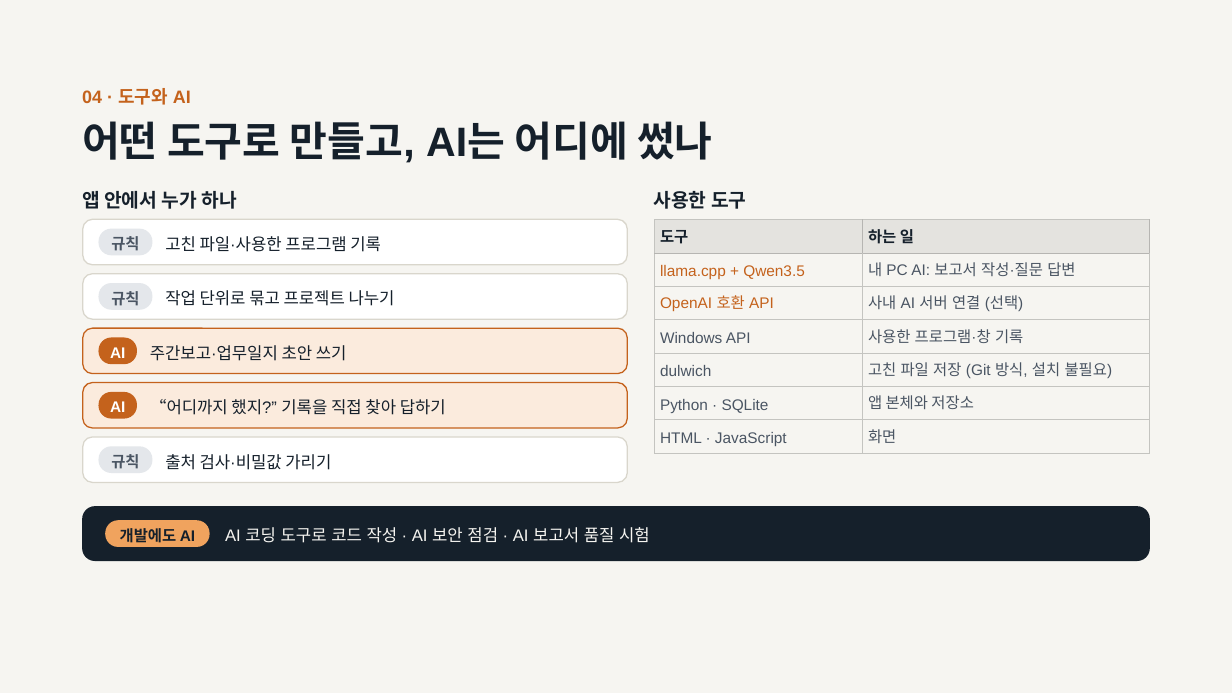
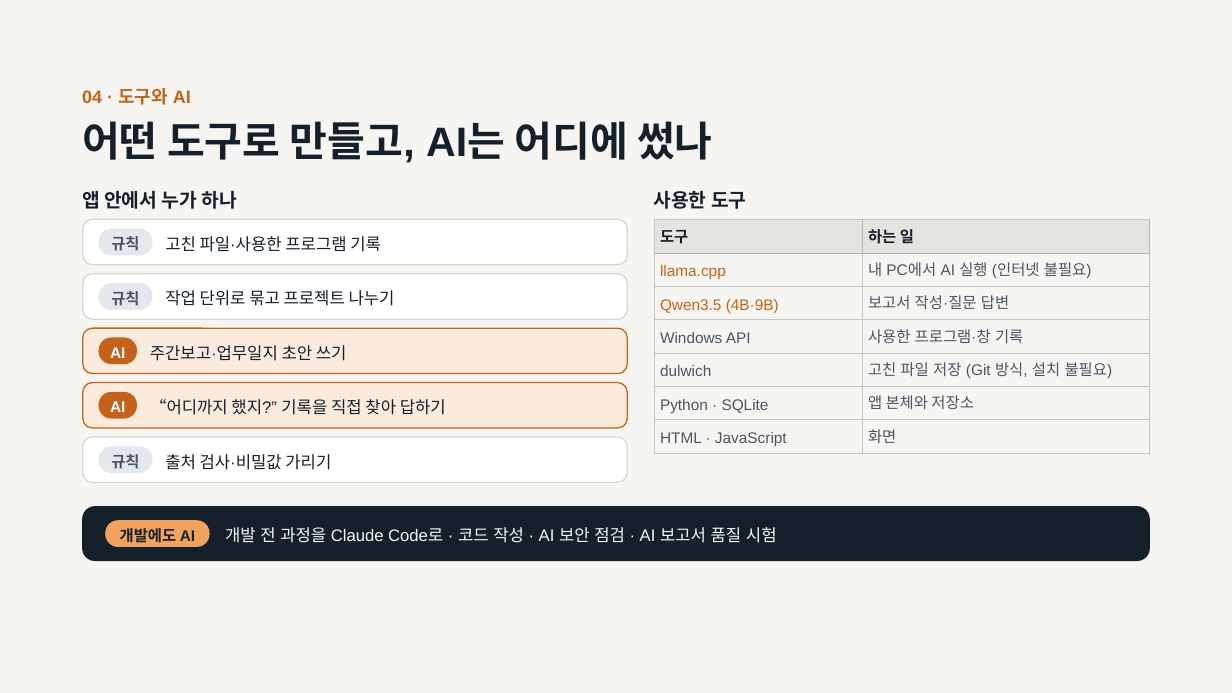
Before and after one commit to superokok/work-history, a slide deck: slide 5 of ppt/작업 기록 앱-(대인배)-v2.pptx. Drawn at 1232x693 pixels with LibreOffice and Linux fonts; fonts in the diff are those of the drawing. Boxes give left, top, right and bottom in pixels: in the first picture for what was removed or moved away, otherwise in the second. Text is boxed around its words. In the diff, an @@ line names an element or a change of style, - is before the commit and + after.

```diff
--- a/ppt/작업 기록 앱-(대인배)-v2.pptx
+++ b/ppt/작업 기록 앱-(대인배)-v2.pptx
@@ table at bbox=[655, 220, 1151, 454] @@
-row 2, column 1: llama.cpp + Qwen3.5
+row 2, column 1: llama.cpp
-row 2, column 2: 내 PC AI: 보고서 작성·질문 답변
+row 2, column 2: 내 PC에서 AI 실행 (인터넷 불필요)
-row 3, column 1: OpenAI 호환 API
+row 3, column 1: Qwen3.5 (4B·9B)
-row 3, column 2: 사내 AI 서버 연결 (선택)
+row 3, column 2: 보고서 작성·질문 답변
@@ text at bbox=[225, 527, 777, 543]: text changed @@
-AI 코딩 도구로 코드 작성 · AI 보안 점검 · AI 보고서 품질 시험
+개발 전 과정을 Claude Code로 · 코드 작성 · AI 보안 점검 · AI 보고서 품질 시험
```
Also in this commit, not shown: 1 other slide changed, 17 other files.
